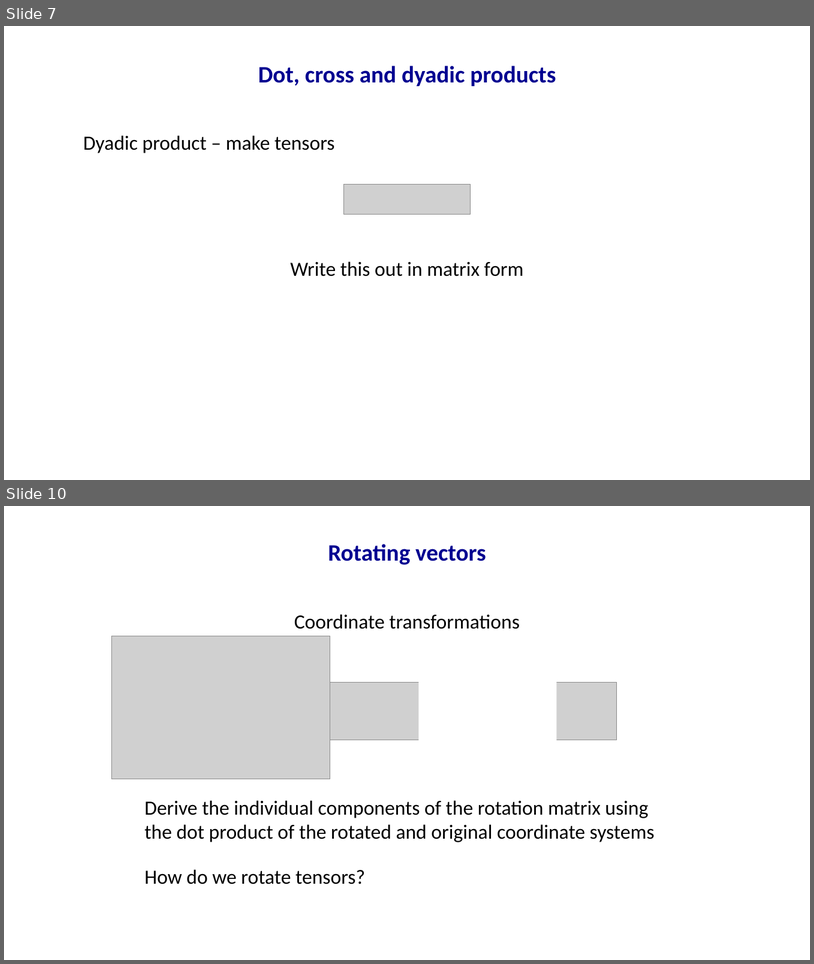
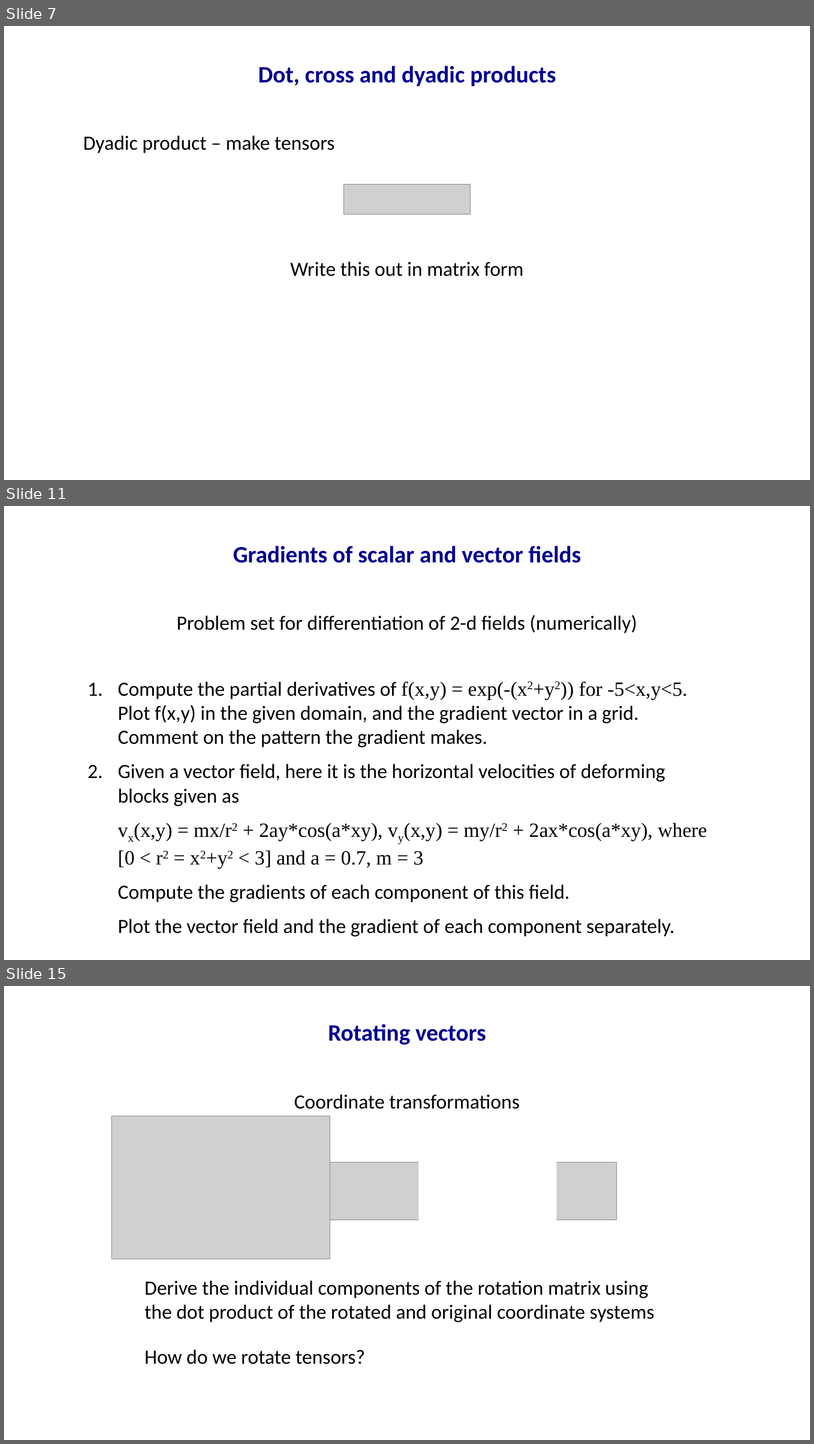
Before and after one commit to mallickrishg/solidmech_course, a slide deck: week1/week1_vectorcalculus.pptx. Shown one above the other, each under a label of ours: slides 7 and 10 before the commit, slides 7, 11 and 15 after it; the slides between them are not shown. The pictures are 814x964 and 814x1444 pixels, drawn with LibreOffice and Linux fonts; fonts in the diff are those of the drawing; grey boxes stand for pictures. Boxes give left, top, right and bottom in pixels: in the first picture for what was removed or moved away, otherwise in the second. Text is boxed around its words. In the diff, an @@ line names an element or a change of style, - is before the commit and + after.

```diff
--- a/week1/week1_vectorcalculus.pptx
+++ b/week1/week1_vectorcalculus.pptx
@@ slide 11 added at (4, 506, 810, 960), background #FFFFFF @@
@@ text added at (233, 546, 582, 563), 28 pt, text #000090, bold @@
+Gradients of scalar and vector fields
@@ text added at (177, 615, 638, 633), 24 pt, text #000000 @@
+Problem set for differentiation of 2-d fields (numerically)
@@ text added at (118, 681, 707, 936), 24 pt, text #000000 @@
+1. Compute the partial derivatives of f(x,y) = exp(-(x2+y2)) for -5<x,y<5. Plot f(x,y) in the given domain, and the gradient vector in a grid. Comment on the pattern the gradient makes.
+2. Given a vector field, here it is the horizontal velocities of deforming blocks given as
+  vx(x,y) = mx/r2 + 2ay*cos(a*xy), vy(x,y) = my/r2 + 2ax*cos(a*xy), where [0 < r2 = x2+y2 < 3] and a = 0.7, m = 3
+  Compute the gradients of each component of this field.
+  Plot the vector field and the gradient of each component separately.
@@ what was slide 10 is now slide 15 @@
```
Also in this commit, not shown: 7 slides changed, 14 other slides added, 24 other files.
